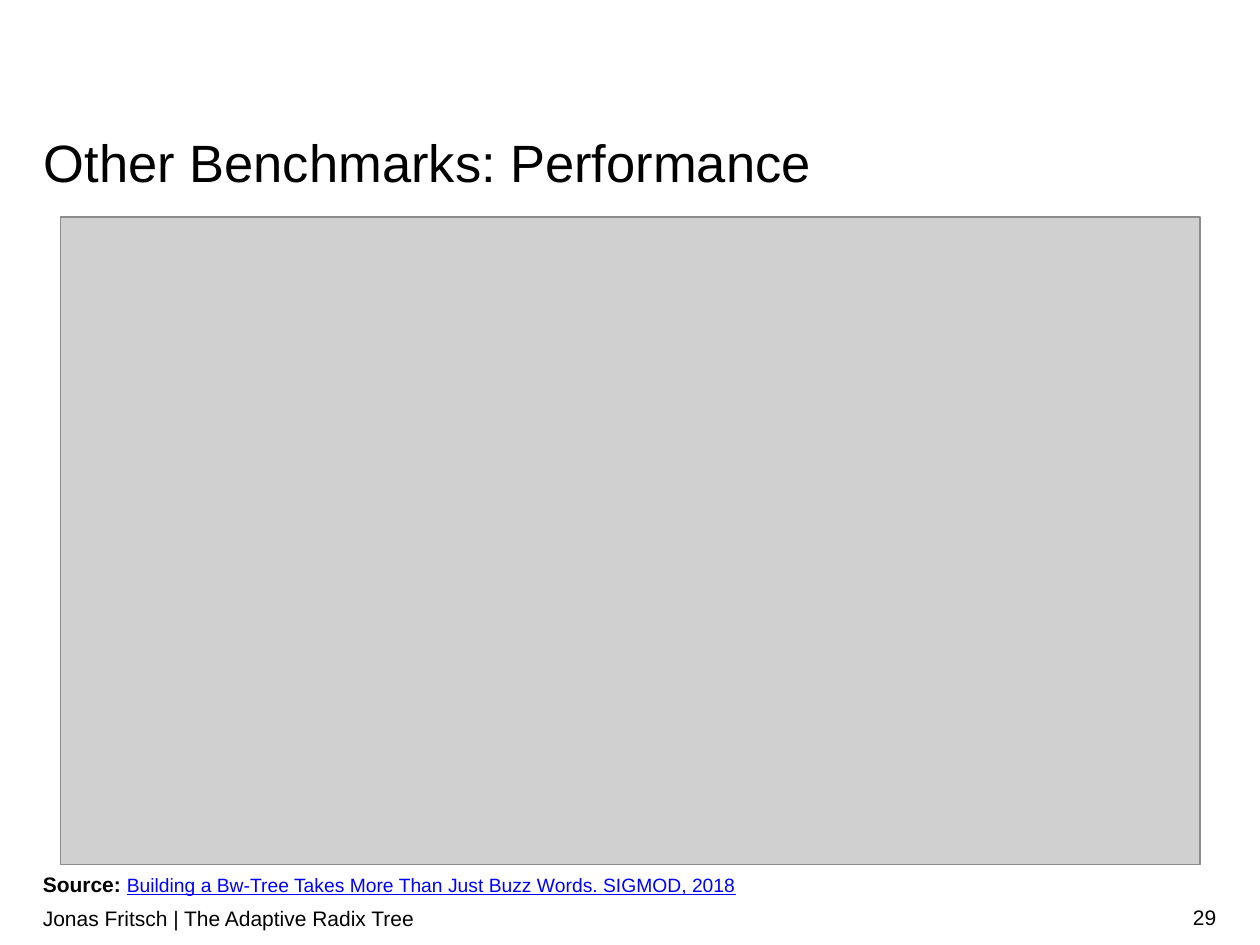
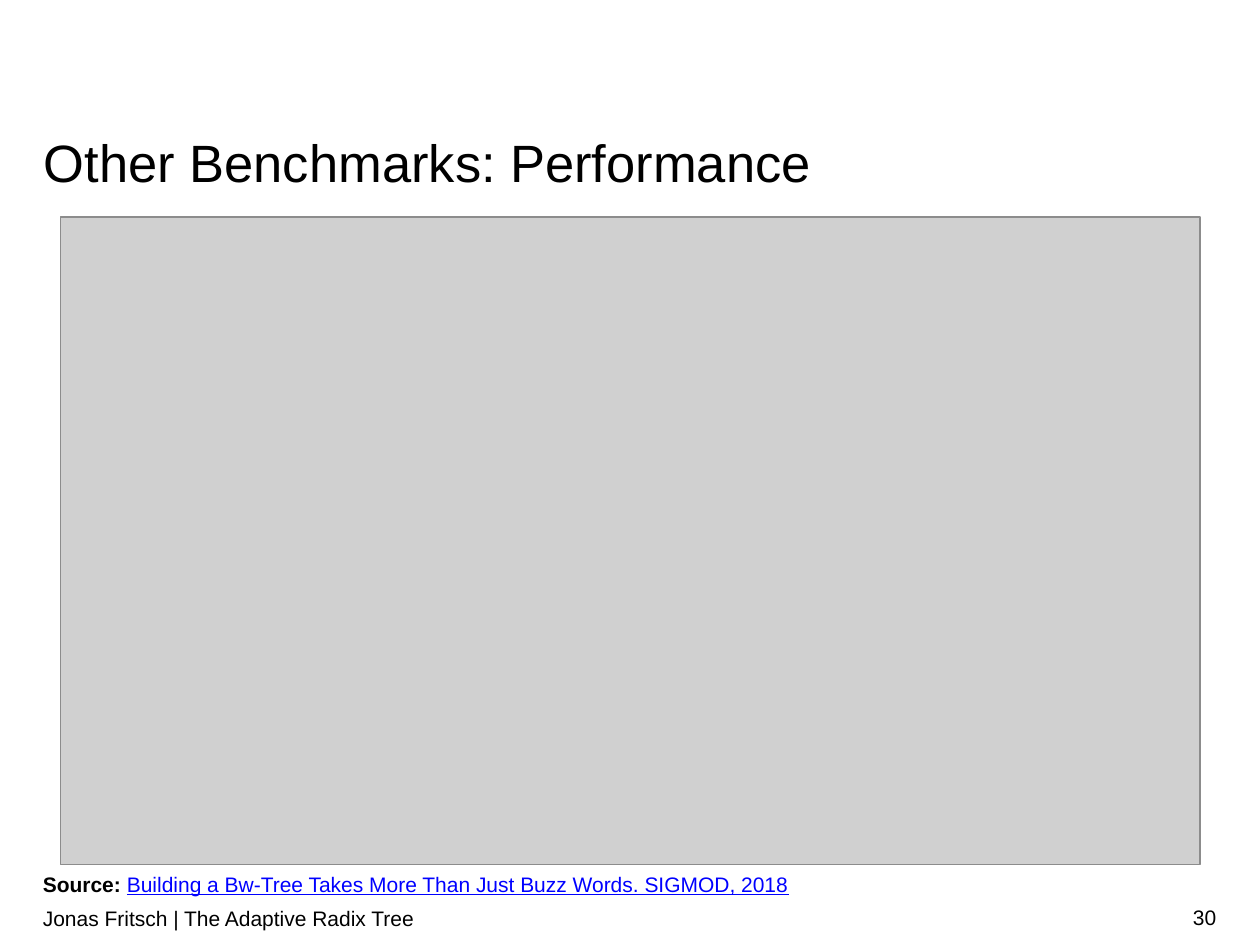
Before and after one commit to atalantus/The-Adaptive-Radix-Tree, a slide deck: slide 30 of Presentation/The Adaptive Radix Tree.pptx (slide 29 before the commit). Drawn at 1260x945 pixels with LibreOffice and Linux fonts; fonts in the diff are those of the drawing; grey boxes stand for pictures; background and template pictures are left out. Boxes give left, top, right and bottom in pixels: in the first picture for what was removed or moved away, otherwise in the second. Text is boxed around its words. In the diff, an @@ line names an element or a change of style, - is before the commit and + after.

```diff
--- a/Presentation/The Adaptive Radix Tree.pptx
+++ b/Presentation/The Adaptive Radix Tree.pptx
@@ text "Source: Building a Bw-Tree Takes ..." at (43, 876, 788, 896): size 11 to 12 pt in "Building a Bw-Tree Takes More Than Just ..." @@
@@ page number at (1193, 910, 1216, 926): text changed @@
-29
+30
```
Also in this commit, not shown: 5 other slides changed, 3 other files.
